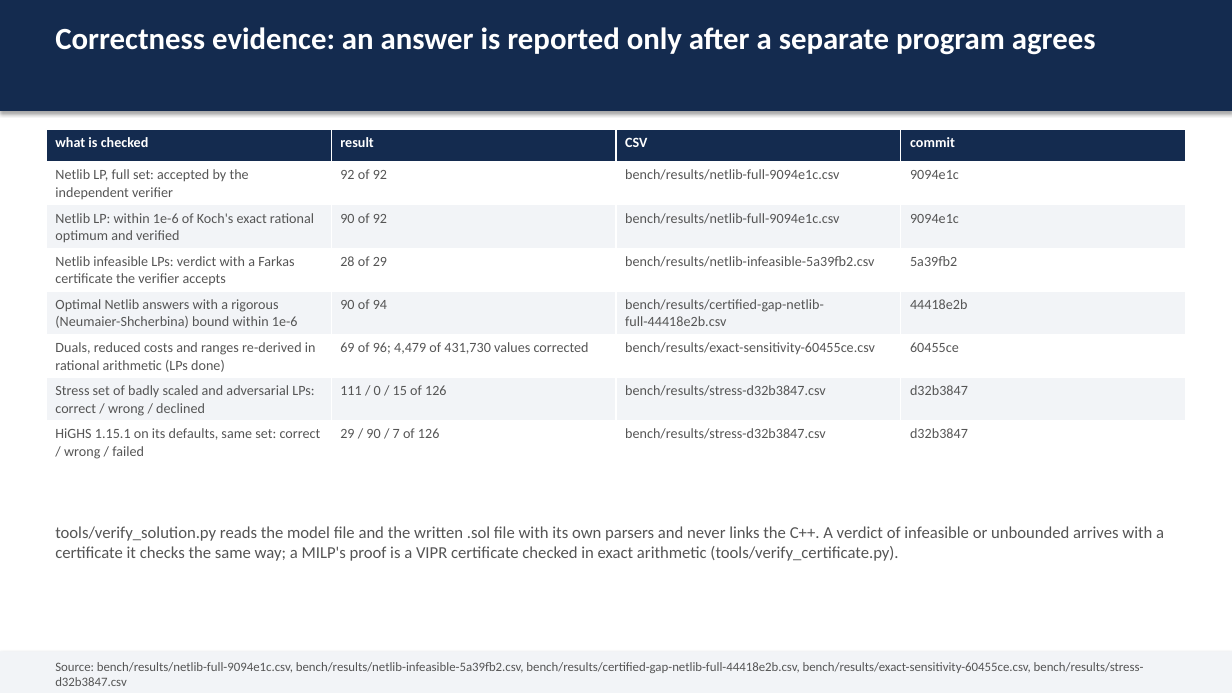
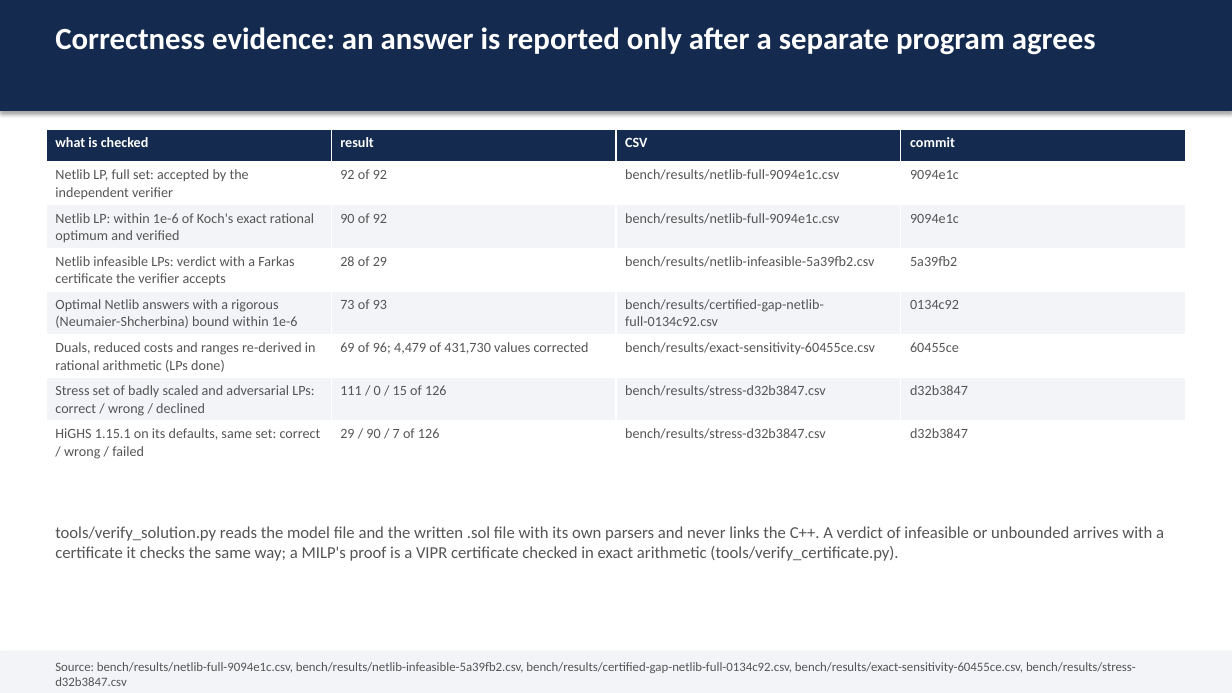
Before and after one commit to Bhumika-1432006/SANKHYA, a slide deck: slide 4 of docs/SANKHYA-deck.pptx. Drawn at 1232x693 pixels with LibreOffice and Linux fonts; fonts in the diff are those of the drawing. Boxes give left, top, right and bottom in pixels: in the first picture for what was removed or moved away, otherwise in the second. Text is boxed around its words. In the diff, an @@ line names an element or a change of style, - is before the commit and + after.

Commit message:
bench(netlib): the certified-gap CSV follows in a run stamped on main (#433)
The branch-stamped run stays in the PR description as this session's
measurement; the committed CSV is produced on the squash commit.

```diff
--- a/docs/SANKHYA-deck.pptx
+++ b/docs/SANKHYA-deck.pptx
@@ table at [46, 129, 1185, 463] @@
-row 5: Optimal Netlib answers with a rigorous (Neumaier-Shcherbina) bound within 1e-6 | 90 of 94 | bench/results/certified-gap-netlib-full-44418e2b.csv | 44418e2b
+row 5: Optimal Netlib answers with a rigorous (Neumaier-Shcherbina) bound within 1e-6 | 73 of 93 | bench/results/certified-gap-netlib-full-0134c92.csv | 0134c92
@@ text at [55, 662, 1136, 686]: text changed @@
-Source: bench/results/netlib-full-9094e1c.csv, bench/results/netlib-infeasible-5a39fb2.csv, bench/results/certified-gap-netlib-full-44418e2b.csv, bench/results/exact-sensitivity-60455ce.csv, bench/results/stress-d32b3847.csv
+Source: bench/results/netlib-full-9094e1c.csv, bench/results/netlib-infeasible-5a39fb2.csv, bench/results/certified-gap-netlib-full-0134c92.csv, bench/results/exact-sensitivity-60455ce.csv, bench/results/stress-d32b3847.csv
```
Also in this commit, not shown: 1 other slide changed, 5 other files.
